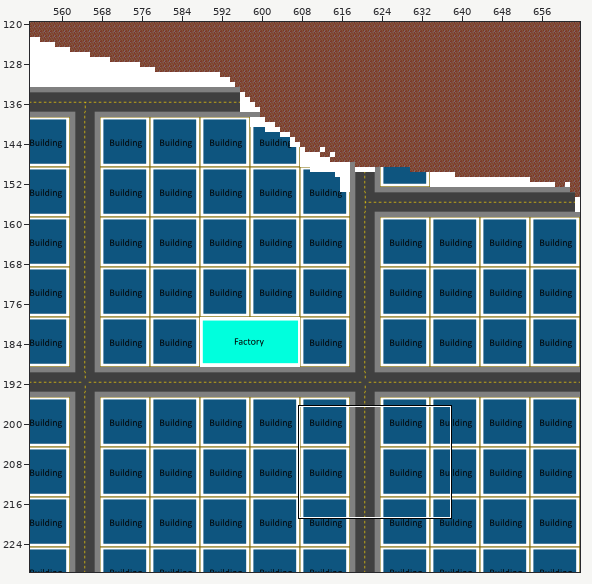
Tiled map, stored at Workspace/Game/core/assets/Map/map2.tmx. The first picture is a wide view before the edit; the outline marks the close-up.
Close-up. Old version:
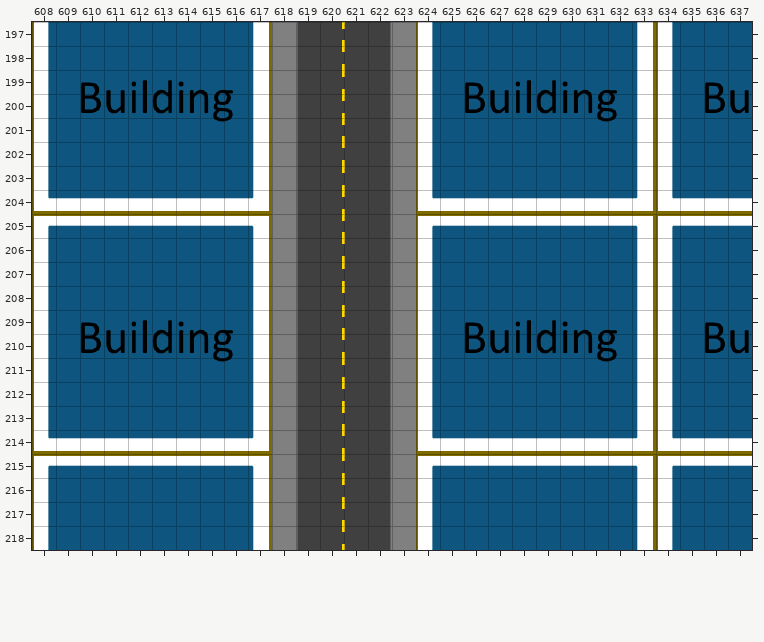
Cells are 32x32 px. Shown: x 608..637, y 197..218. The commit also changed other parts of the map, which this record leaves out.
New version:
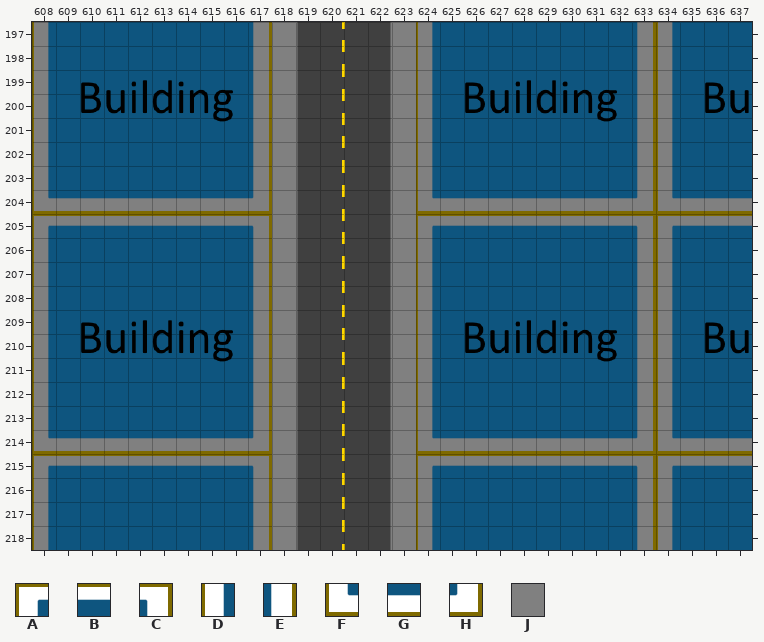
Key: from "Building": A 0, B 1, C 9, D 10, E 19, F 90, G 91, H 99; from "Sidewalk": J 0.
_ is an empty cell.
Diff:
Layer "Terrain Layer":
The author changed tile A to tile J in row 205 at x 624 and 634; in row 215 at x 624 and 634.
The author changed tile B to tile J in row 205 at x 625 to 632 and 635 to 637; in row 215 at x 625 to 632 and 635 to 637.
The author changed tile C to tile J in row 205 at x 633; in row 215 at x 633.
The author changed tile D to tile J in rows 197 to 203 at x 624 and 634; in rows 206 to 213 at x 624 and 634; in rows 216 to 218 at x 624 and 634.
The author changed tile E to tile J in rows 197 to 203 at x 633; in rows 206 to 213 at x 633; in rows 216 to 218 at x 633.
The author changed tile F to tile J in row 204 at x 624 and 634; in row 214 at x 624 and 634.
The author changed tile G to tile J in row 204 at x 625 to 632 and 635 to 637; in row 214 at x 625 to 632 and 635 to 637.
The author changed tile H to tile J in row 204 at x 633; in row 214 at x 633.
Tile J now appears in rows 197 to 203 at x 608 and 617; in rows 204 to 205 at x 608 to 617; in rows 206 to 213 at x 608 and 617; in rows 214 to 215 at x 608 to 617; in rows 216 to 218 at x 608 and 617.
Layer "Building Layer":
Tile A now appears in row 205 at x 624 and 634; in row 215 at x 624 and 634.
Tile B now appears in row 205 at x 625 to 632 and 635 to 637; in row 215 at x 625 to 632 and 635 to 637.
Tile C now appears in row 205 at x 633; in row 215 at x 633.
Tile D now appears in rows 197 to 203 at x 624 and 634; in rows 206 to 213 at x 624 and 634; in rows 216 to 218 at x 624 and 634.
Tile E now appears in rows 197 to 203 at x 633; in rows 206 to 213 at x 633; in rows 216 to 218 at x 633.
Tile F now appears in row 204 at x 624 and 634; in row 214 at x 624 and 634.
Tile G now appears in row 204 at x 625 to 632 and 635 to 637; in row 214 at x 625 to 632 and 635 to 637.
Tile H now appears in row 204 at x 633; in row 214 at x 633.
Pixel boxes of the changes (left, top, right, bottom) in both close-ups:
added: (34, 22, 269, 550)
changed: (418, 22, 752, 550)
